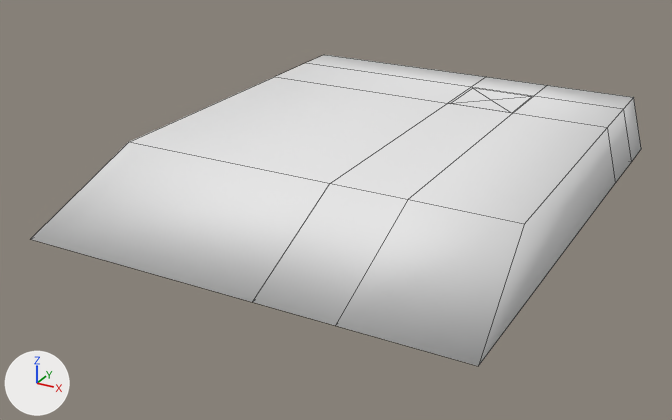
Before and after pictures for a commit that changed the OBJ model Assets/05_Art/02_Mesh/04_Items/JailProp/JailProp_Floor_N.obj.
The view is the same before and after, from a 50 mm camera at (6.92, -13.89, 5.5) aimed at (-0.39, -0.6, -1.15). The axes (+X, +Y, +Z) are drawn at lower left. The lights are the same throughout. The picture after the commit comes second. Mesh edges are drawn as thin lines. Where no turn or scale is listed for an object, it has been applied to the vertices.

In view in the first picture: 'JailProp_Floor_N'.
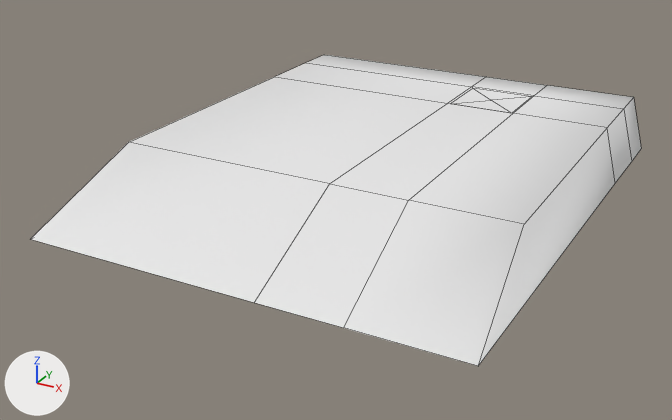
What differs and where, as boxes [x1, y1, x2, y2] in the pictures (672 x 420 px):
part 1 of me_jailprop_floor_n, reshaped
    both: [31, 103, 607, 366]

What the commit changed:
me_jailprop_floor_n is used by ob_jailprop_floor_n; location (0.0, 0.0, 0.0).
me_jailprop_floor_n had 37 vertices, 37 faces and spanned x -3.79..3.79, y -4.51..4.51, z -0.89..0.14.
me_jailprop_floor_n now has 33 vertices, 28 faces and spans x -3.79..3.79, y -4.51..4.51, z -0.89..0.14.
Part 1, on me_jailprop_floor_n:
6 vertices are removed from x 0.44..1.75, y -4.51..3.67, z -0.89..-0.87.
12 faces are deleted.
1 vertex moves from x 1.75, y -2.3, z 0.12 to x 1.77, y -2.3, z 0.12.
2 vertices are added at (0.47, -4.51, -0.87), (1.88, -4.51, -0.87).
3 new faces join them.
